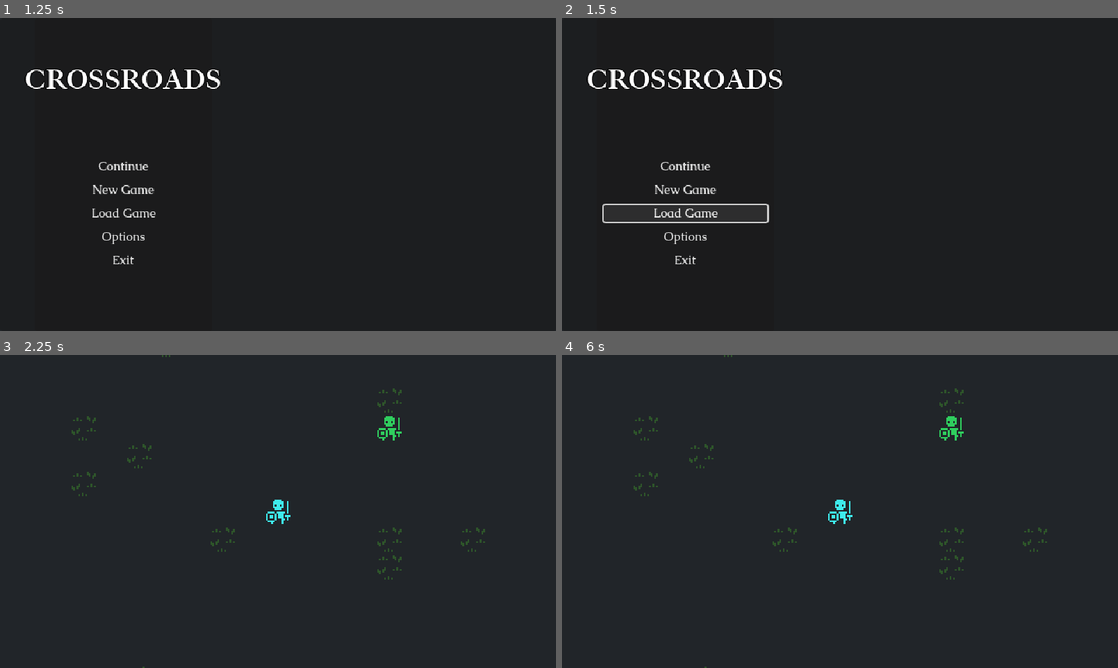
Above: before the commit, frames 1-4 (two rows, left to right).
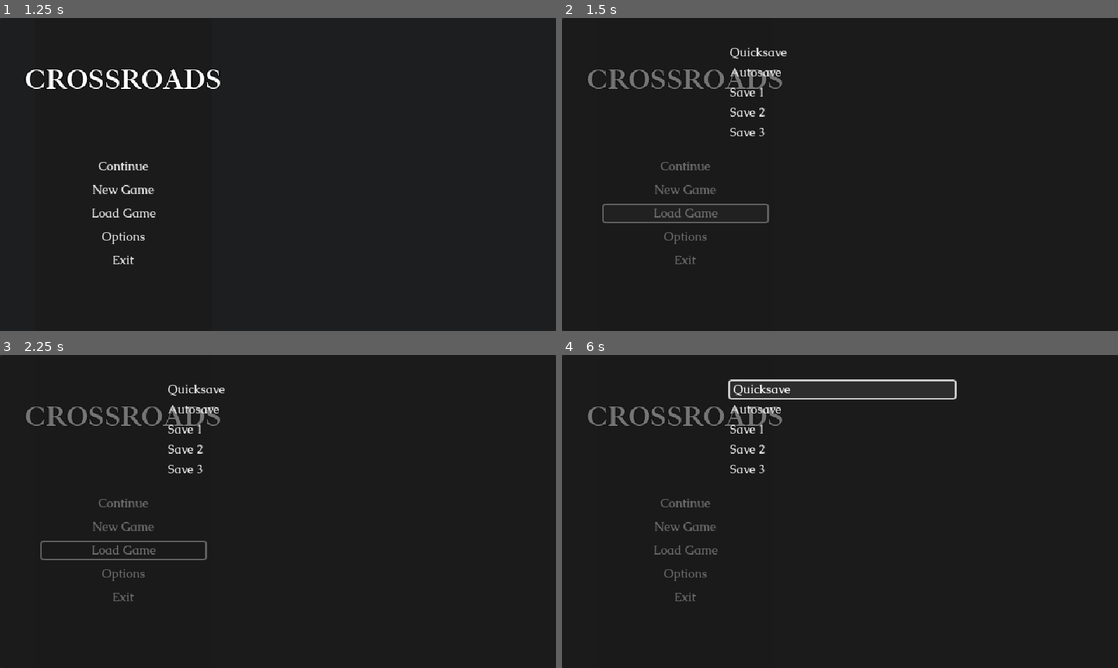
Above: after the commit, the same moments.

Repository: lilytastic/godot-roguelike
Game: Godot game, scene res://title/title.tscn
The game is run twice, just before and just after one commit, with the same random seed, the same clock (stepped at 60 frames per second) and the same inputs.
Inputs (mouse positions are in pixels of both pictures, inside the frame that each line leads up to):
- Up to frame 1 (1.25 s): tap Enter at 0.5 s; hold D (move_right) from 0.53 s (still down)
- Up to frame 2 (1.5 s): release D (move_right) at 1.25 s; click "Load Game" at 1.25 s
- Up to frame 3 (2.25 s): click "New Game" at 2 s
- Up to frame 4 (6 s): click (684, 527) at 2.75 s, where only the run after the commit has a clickable "New Game"; click (684, 502) at 3.5 s, where only the run after the commit has a clickable "Continue"; click (684, 502) at 4.25 s, where only the run after the commit has a clickable "Continue"; click (684, 574) at 5 s, where only the run after the commit has a clickable "Options"; click (840, 389) at 5.75 s, where only the run after the commit has a clickable "Quicksave"

Frame 1 is identical in both runs. In frame 2, 2.1% of the frame differs, in the area x 4-41%, y 9-79%; in frame 3, 2.7%; in frame 4, 2.9%, in the area x 4-88%, y 0-100%.

Commit message:
basic save slots

Diff:
--- a/game/aside_menu.gd
+++ b/game/aside_menu.gd
@@ -2,6 +2,13 @@
 
 signal option_pressed
 signal resume_pressed
+
+func _input(ev: InputEvent) -> void:
+	if ev.is_action_pressed('open_system_menu'):
+		if %SaveSlotWrapper.visible:
+			%SaveSlotWrapper.visible = false
+			get_viewport().set_input_as_handled()
+
 
 func _ready() -> void:
 	_initialize()
@@ -14,6 +21,16 @@
 		func():
 			option_pressed.emit('NewGame')
 			_start_game()
+	)
+	%'SaveGame'.pressed.connect(
+		func():
+			option_pressed.emit('SaveGame')
+			%SaveSlotWrapper.visible = true
+	)
+	%'LoadGame'.pressed.connect(
+		func():
+			option_pressed.emit('LoadGame')
+			%SaveSlotWrapper.visible = true
 	)
 	%'ExitToMainMenu'.pressed.connect(
 		func():
--- a/game/aside_menu.tscn
+++ b/game/aside_menu.tscn
@@ -1,8 +1,9 @@
-[gd_scene load_steps=5 format=3 uid="uid://kv6mv8j4a7yc"]
+[gd_scene load_steps=6 format=3 uid="uid://kv6mv8j4a7yc"]
 
 [ext_resource type="Theme" uid="uid://bfoqpkkix7gdf" path="res://normal.tres" id="1_4cwgy"]
 [ext_resource type="Theme" uid="uid://cqfyqanbgls4b" path="res://display.tres" id="1_inosm"]
 [ext_resource type="Script" path="res://game/aside_menu.gd" id="1_x6mru"]
+[ext_resource type="PackedScene" uid="uid://uo48yikfpeo8" path="res://game/save_slots.tscn" id="4_dypj6"]
 
 [sub_resource type="Theme" id="Theme_drivx"]
 VBoxContainer/constants/separation = 0
@@ -18,9 +19,9 @@
 
 [node name="Panel" type="Panel" parent="."]
 layout_mode = 2
+anchor_bottom = 1.0
 offset_left = 40.0
 offset_right = 244.0
-offset_bottom = 360.0
 
 [node name="Title" type="RichTextLabel" parent="Panel"]
 layout_mode = 1
@@ -105,7 +106,8 @@
 layout_mode = 2
 text = "Exit"
 
-[node name="FullBG" type="Panel" parent="."]
+[node name="SaveSlotWrapper" type="Panel" parent="."]
+unique_name_in_owner = true
 visible = false
 layout_mode = 1
 anchors_preset = 15
@@ -113,3 +115,18 @@
 anchor_bottom = 1.0
 grow_horizontal = 2
 grow_vertical = 2
+
+[node name="SaveSlots" parent="SaveSlotWrapper" instance=ExtResource("4_dypj6")]
+unique_name_in_owner = true
+layout_mode = 1
+anchors_preset = 8
+anchor_left = 0.5
+anchor_top = 0.5
+anchor_right = 0.5
+anchor_bottom = 0.5
+offset_left = -127.0
+offset_top = -150.0
+offset_right = 132.0
+offset_bottom = 150.0
+grow_horizontal = 2
+grow_vertical = 2
--- a/game/save_slot.tscn
+++ b/game/save_slot.tscn
@@ -4,4 +4,5 @@
 
 [node name="SaveSlot" type="Button"]
 text = "Save 1"
+alignment = 0
 script = ExtResource("1_uelva")
